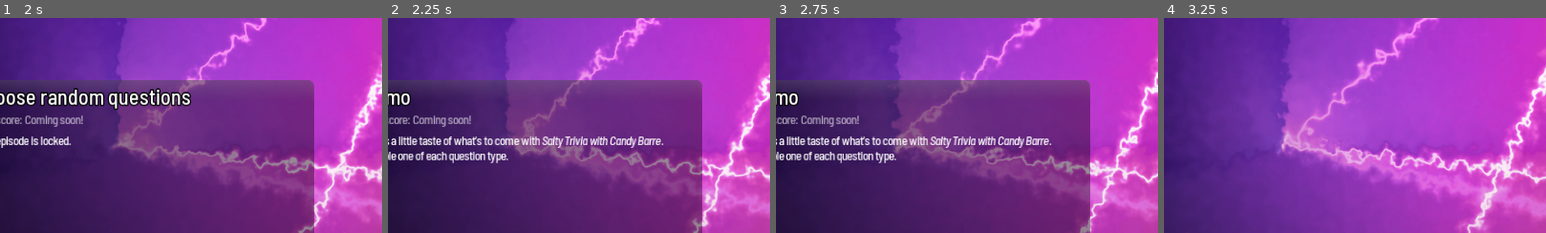
Above: before the commit, frames 1-4 (left to right).
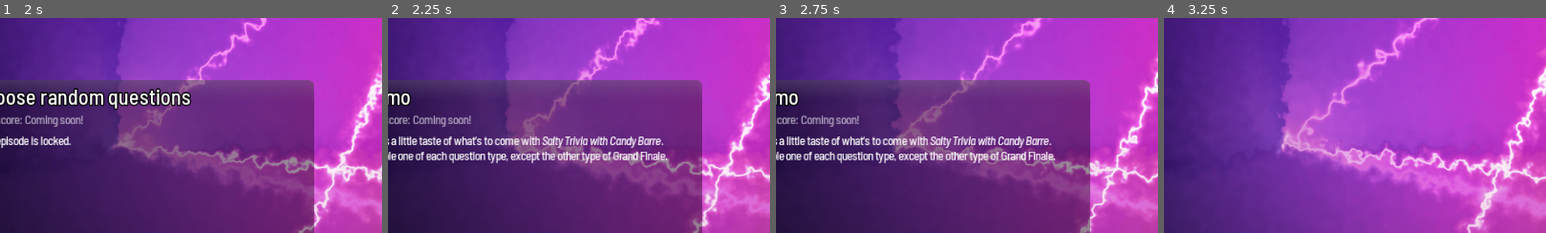
Above: after the commit, the same moments.

Repository: JapanYoshi/salty
Game: Godot game, scene res://Title.tscn
The game is run twice, just before and just after one commit, with the same random seed, the same clock (stepped at 60 frames per second) and the same inputs. Sound files missing from this copy of the repository are replaced by a short silence.
Inputs (mouse positions are % of the whole screen's width and height, from its top left):
- Up to frame 1 (2 s): click "Play" at 0.5 s; click (71, 23) at 1.25 s
- Up to frame 2 (2.25 s): click (71, 33) at 2 s
- Up to frame 3 (2.75 s): no input
- Up to frame 4 (3.25 s): tap Enter (ui_accept) at 2.75, 3.02 s; move the mouse to (72, 45) at 2.77 s; hold Right (ui_right) from 2.78 s (still down); hold U (signup2) from 2.78 s (still down); click (72, 45) at 2.92 s
The pictures show only the part of the screen within x 7-57%, y 50-100%; the shares and areas given below are measured in that part.

Frame 1 is identical in both runs. In frame 2, 1.1% of the frame differs, in the area x 30-73%, y 62-68%; in frame 3, 1.1%; in frame 4, nothing differs.

Commit message:
Start implementing per-episode question data loading

Diff:
--- a/Episodes.gd
+++ b/Episodes.gd
@@ -91,7 +91,7 @@
 			disable_controls = true
 			S.play_sfx("menu_confirm")
 			release_focus()
-			get_parent().load_episode(selected_now)
+			get_parent().load_episode(eps[selected_now].filename)
 	else:
 		focus_shifted(get_focus_owner().name)
 
--- a/MenuRoot.gd
+++ b/MenuRoot.gd
@@ -5,6 +5,7 @@
 var signup = preload("res://signup.tscn")
 onready var tween = $Tween
 onready var click_mask = $ClickMask
+var question_pack_is_downloaded = false
 
 # Called when the node enters the scene tree for the first time.
 func _ready():
@@ -47,8 +48,9 @@
 	move_child(current_page, 1)
 	click_mask.hide()
 
-func load_episode(episode_name):
+func load_episode(ep):
 	change_scene_to(signup.instance())
+	async_load_question_pack(ep)
 
 func start_game():
 	S.play_track(0, false, false)
@@ -60,3 +62,22 @@
 	tween.start()
 	yield(tween, "tween_all_completed")
 	get_tree().change_scene("res://Episode.tscn")
+
+func async_load_question_pack(ep):
+	var url = "https://haitouch.ga/me/salty/%s.zip" % Loader.episodes[ep].question_pack
+	# Create an HTTP request node and connect its completion signal.
+	var http_request = HTTPRequest.new()
+	add_child(http_request)
+	http_request.connect("request_completed", self, "_http_request_completed")
+	# Perform the HTTP request. The URL below returns a PNG image as of writing.
+	var error = http_request.request(url)
+	if error != OK:
+		push_error("An error occurred while making the HTTP request.")
+
+# Called when the HTTP request is completed.
+func _http_request_completed(result, response_code, headers, body):
+	if result != HTTPRequest.RESULT_SUCCESS:
+		printerr("HTTP request did not succeed.")
+	# not sure what to do when loaded...
+	breakpoint
+#	ProjectSettings.load_resource_pack()
--- a/ep/demo/demo.json
+++ b/ep/demo/demo.json
@@ -1,6 +1,7 @@
 {
   "episode_name": "Demo",
-  "episode_desc": "Here’s a little taste of what’s to come with [i]Salty Trivia with Candy Barre[/i]. Sample one of each question type.",
+  "episode_desc": "Here’s a little taste of what’s to come with [i]Salty Trivia with Candy Barre[/i]. Sample one of each question type, except the other type of Grand Finale.",
+  "question_pack": "ep_demo",
   "audio": {
     "welcome": {
       "v": "default"
